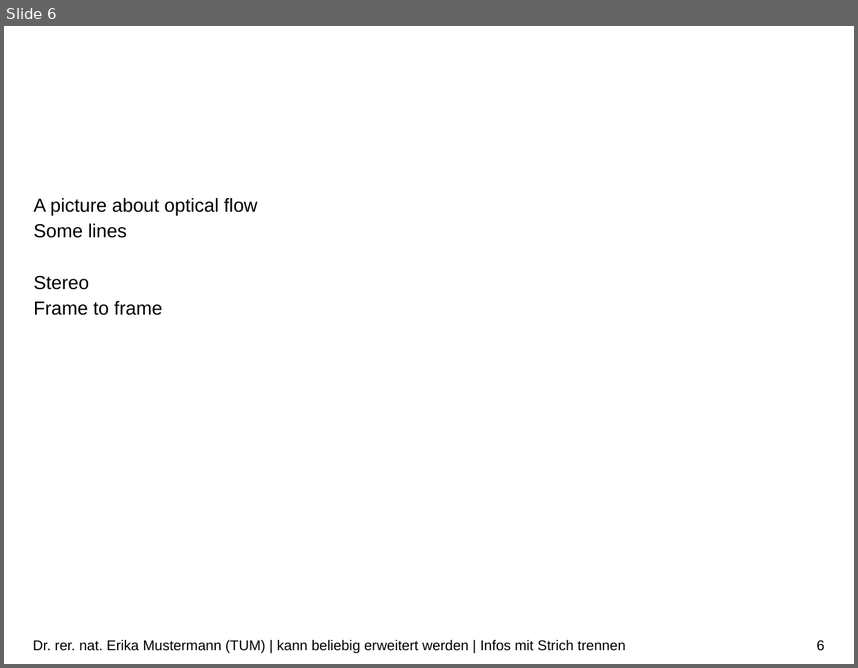
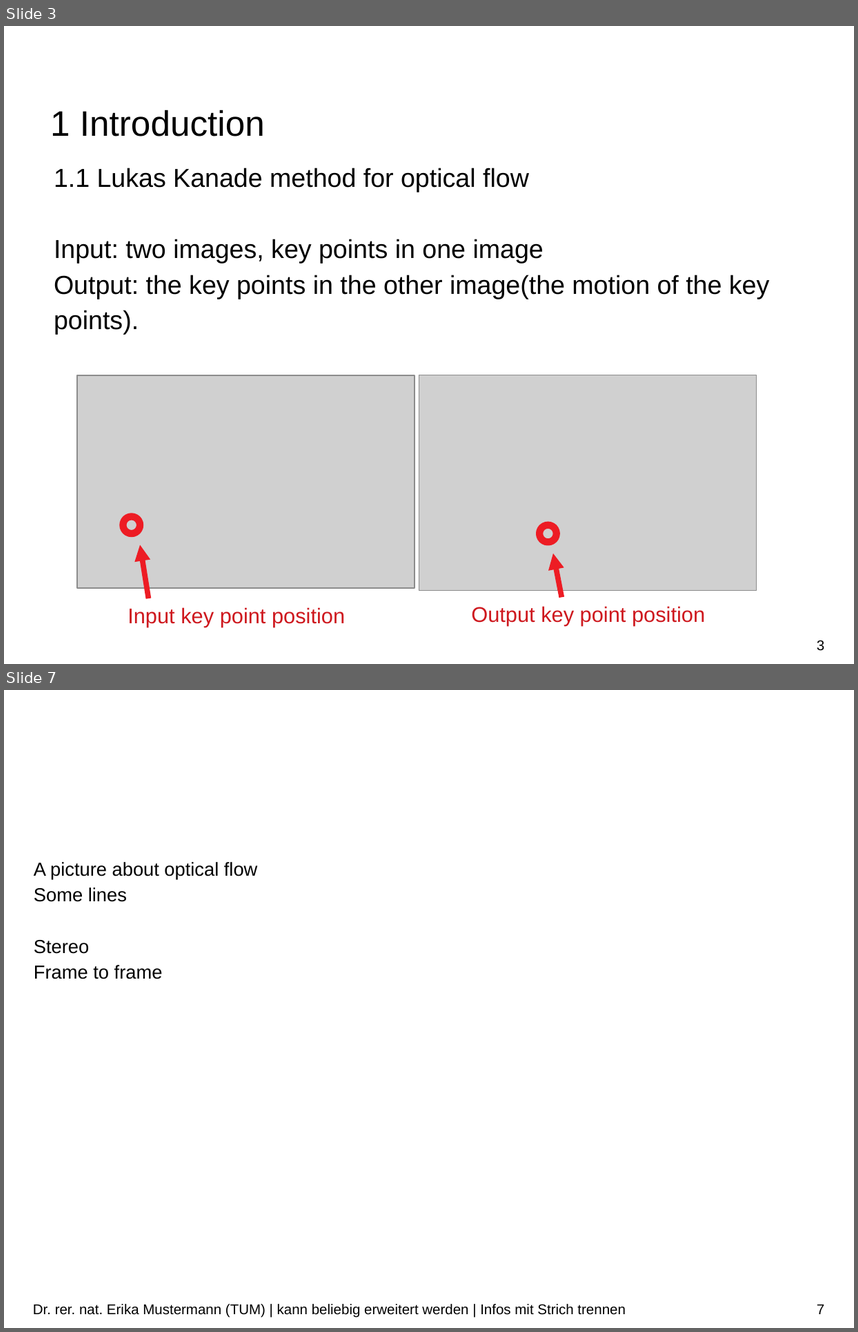
Before and after one commit to Tom-Huang/visual_navigation, a slide deck: Indirect Visual Odometry with Optical Flow.pptx. Shown one above the other, each under a label of ours: slide 6 before the commit, slides 3 and 7 after it; the slides between them are not shown. The pictures are 858x668 and 858x1332 pixels, drawn with LibreOffice and Linux fonts; fonts in the diff are those of the drawing; grey boxes stand for pictures; background and template pictures are left out. Boxes give left, top, right and bottom in pixels: in the first picture for what was removed or moved away, otherwise in the second. Text is boxed around its words. In the diff, an @@ line names an element or a change of style, - is before the commit and + after.

```diff
--- a/Indirect Visual Odometry with Optical Flow.pptx
+++ b/Indirect Visual Odometry with Optical Flow.pptx
@@ slide 3 added at [4, 26, 854, 664], background #FFFFFF @@
@@ text added at [50, 109, 265, 136], 30 pt, text #000000 @@
+1 Introduction
@@ text added at [54, 167, 769, 334], 22 pt, text #000000 @@
+1.1 Lukas Kanade method for optical flow
+Input: two images, key points in one image
+Output: the key points in the other image(the motion of the key points).
@@ picture added at [77, 375, 415, 588] @@
@@ picture added at [419, 375, 756, 590] @@
@@ ellipse added at [123, 517, 140, 534], outline #ED1C24 6.01 pt @@
@@ ellipse added at [539, 525, 557, 542], outline #ED1C24 6.01 pt @@
@@ arrow added from (148, 598) to (140, 545), #ED1C24 4.51 pt @@
@@ arrow added from (562, 597) to (553, 553), #ED1C24 4.51 pt @@
@@ text added at [128, 607, 345, 627], 18 pt, text #CE181E @@
+Input key point position
@@ text added at [471, 606, 705, 626], 18 pt, text #CE181E @@
+Output key point position
@@ page number added at [817, 639, 824, 650], 12 pt, text #000000 @@
+3
@@ what was slide 6 is now slide 7 @@
@@ page number at [817, 1304, 824, 1314]: text changed @@
-6
+7
```
Also in this commit, not shown: 20 slides changed, 1 other slide added, 1 slide removed, 2 other files.
